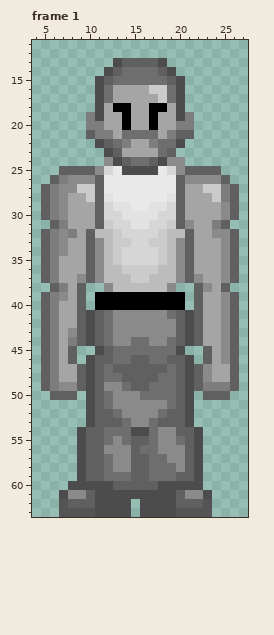
A pixel-art file gets an edit: Compiled Aseprite Models/player_default_stand_down.ase. Above is the file before it was changed.
32x64 pixels, 2 frames. Colours within 5 levels of each other are drawn and written as one. Shown: frame 1: x 4..27, y 11..63. The commit also changed other frames, which this record leaves out.
After:
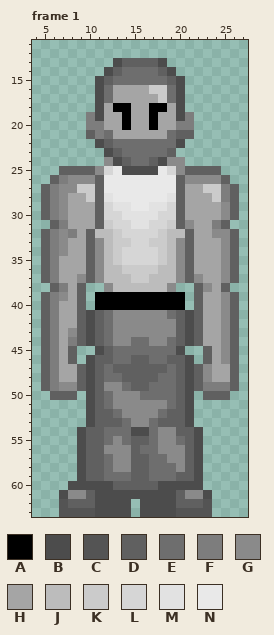
Palette (. is transparent): A #000000  B #4c4c4c  C #545454  D #606060  E #6e6e6e  F #7d7d7d  G #8a8a8a  H #a5a5a5  J #bcbcbc  K #cbcbcb  L #d6d6d6  M #e2e2e2  N #e9e9e9
What changed:
Frame 1, layer "Facial Hair":
Colour F gives way to colour E in row 21 at x 12 and 19; in row 22 at x 14 and 17.
Colour H gives way to colour E in row 22 at x 15 to 16; in row 23 at x 14 to 17.
Colour E gives way to colour H in row 21 at x 14 to 17.
Changed places in both pictures, as pixel boxes (x1, y1, x2, y2):
changed: (104, 130, 176, 157)
